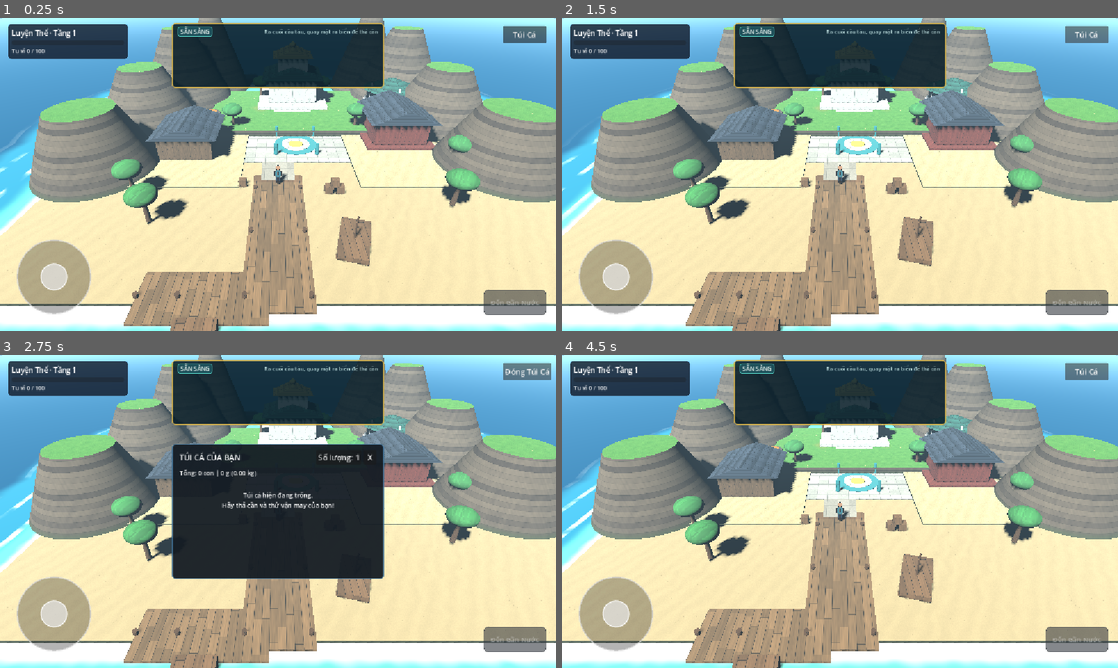
Above: before the commit, frames 1-4 (two rows, left to right).
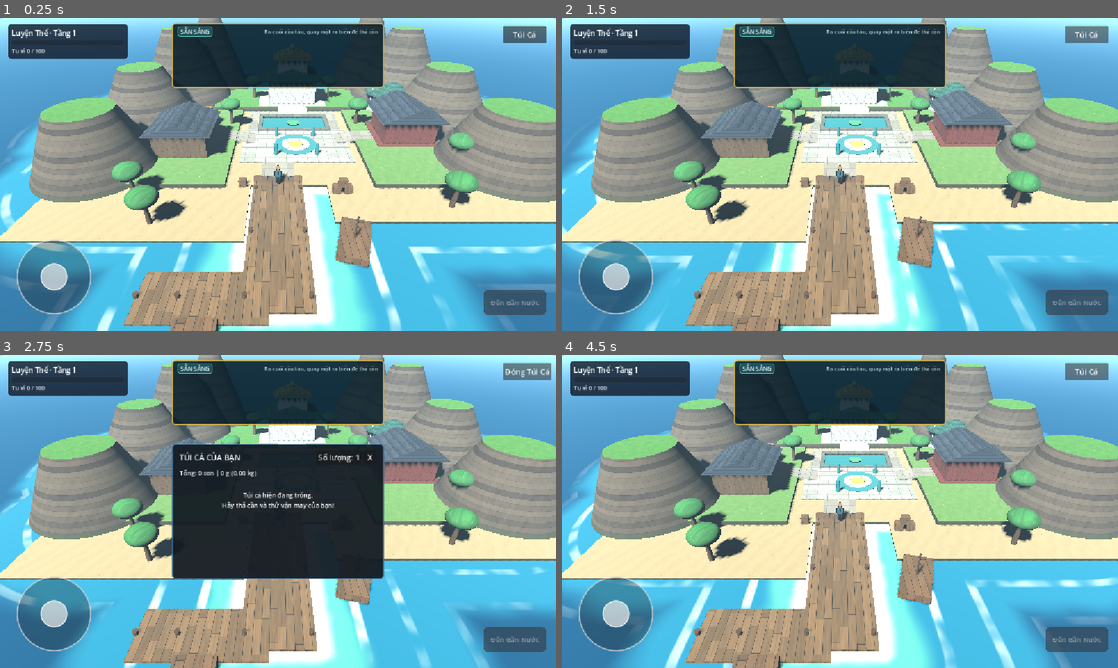
Above: after the commit, the same moments.

Repository: aohmn/GameDemo
Game: Godot game, scene res://scenes/boot/main.tscn
The game is run twice, just before and just after one commit, with the same random seed, the same clock (stepped at 60 frames per second) and the same inputs.
Inputs:
- Up to frame 1 (0.25 s): no input
- Up to frame 2 (1.5 s): click "Túi Cá" at 0.5 s; click "Đóng Túi Cá" at 1.25 s
- Up to frame 3 (2.75 s): click "Túi Cá" at 2 s
- Up to frame 4 (4.5 s): click "Số lượng: 1" at 2.75 s; click "Số lượng: Tất cả" at 3.5 s; click "Đóng Túi Cá" at 4.25 s

The runs differ from the first frame. In frame 1, 34% of the frame differs, in the area x 0-100%, y 19-100%; in frame 2, 33%; in frame 3, 27%; in frame 4, 34%.

Commit message:
fix(inventory,harbor_island): bổ sung load_data và sửa chồng lấn địa hình

Diff:
--- a/maps/harbor_island/builders/plaza_path_builder.gd
+++ b/maps/harbor_island/builders/plaza_path_builder.gd
@@ -2,16 +2,16 @@
 
 const ProcMaterial: Script = preload("res://assets/shaders/proc_material.gd")
 
-## PlazaPathBuilder — Kiến tạo Quảng trường trung tâm, Trận pháp truyền tống,
-## Hồ Linh Ngư cảnh quan và Mạng lưới đường đi kết nối toàn bộ hòn đảo.
+## PlazaPathBuilder — Quảng trường trung tâm, Trận pháp truyền tống,
+## Hồ Linh Ngư và mạng lưới đường + dốc nối lên các cao nguyên.
 
-const STONE_PATH: Color = Color(0.74, 0.72, 0.67)      # Đá phiến lát đường
-const SQUARE_STONE: Color = Color(0.85, 0.86, 0.83)    # Đá hoa cương quảng trường
-const POND_BORDER: Color = Color(0.48, 0.50, 0.46)     # Kè đá bờ hồ
-const POND_WATER: Color = Color(0.12, 0.55, 0.60)      # Mặt nước hồ linh ngư (xanh ngọc)
-const LOTUS_GREEN: Color = Color(0.28, 0.68, 0.48)     # Đài sen ngọc giữa hồ
-const TELEPORT_RING: Color = Color(0.20, 0.60, 0.65)   # Vòng trận pháp truyền tống
-const TELEPORT_CORE: Color = Color(0.88, 0.75, 0.30)   # Tâm trận hoàng kim
+const STONE_PATH: Color = Color(0.74, 0.72, 0.67)
+const SQUARE_STONE: Color = Color(0.85, 0.86, 0.83)
+const POND_BORDER: Color = Color(0.48, 0.50, 0.46)
+const POND_WATER: Color = Color(0.12, 0.55, 0.60)
+const LOTUS_GREEN: Color = Color(0.28, 0.68, 0.48)
+const TELEPORT_RING: Color = Color(0.20, 0.60, 0.65)
+const TELEPORT_CORE: Color = Color(0.88, 0.75, 0.30)
 
 
 static func build(root_node: Node3D) -> void:
@@ -21,39 +21,31 @@
 	_make_connecting_paths(root_node)
 
 
-## 2. Quảng trường trung tâm: khu sinh hoạt cộng đồng
 static func _make_central_plaza(root_node: Node3D) -> void:
-	var sq_pos := Vector3(0.0, 0.03, 2.5)
-	var sq_size := Vector3(12.0, 0.03, 8.0)
-	_box(root_node, "CentralSquarePlaza", sq_pos, sq_size, SQUARE_STONE)
+	_box(root_node, "CentralSquarePlaza", Vector3(0.0, 0.03, 2.5), Vector3(12.0, 0.03, 8.0), SQUARE_STONE)
 
 
-## Trận pháp truyền tống liên map tại Quảng trường trung tâm
 static func _make_teleport_formation(root_node: Node3D) -> void:
 	var array_center := Vector3(0.0, 0.05, 2.5)
 
-	# Vòng ngoài trận pháp
 	var outer_ring := CylinderMesh.new()
 	outer_ring.top_radius = 2.4
 	outer_ring.bottom_radius = 2.4
 	outer_ring.height = 0.03
 	_mesh(root_node, "TeleportOuterRing", outer_ring, array_center, TELEPORT_RING)
 
-	# Vòng bát quái linh văn bên trong
 	var inner_ring := CylinderMesh.new()
 	inner_ring.top_radius = 1.6
 	inner_ring.bottom_radius = 1.6
 	inner_ring.height = 0.04
 	_mesh(root_node, "TeleportInnerRing", inner_ring, array_center + Vector3(0.0, 0.01, 0.0), SQUARE_STONE)
 
-	# Tâm trận hoàng kim rực sáng
 	var core_circle := CylinderMesh.new()
 	core_circle.top_radius = 0.8
 	core_circle.bottom_radius = 0.8
 	core_circle.height = 0.05
 	_mesh(root_node, "TeleportCore", core_circle, array_center + Vector3(0.0, 0.02, 0.0), TELEPORT_CORE)
 
-	# 4 trụ thạch trận phong tỏa linh lực
 	var pillar_offsets: Array[Vector3] = [
 		Vector3(-2.2, 0.6, -2.2), Vector3(2.2, 0.6, -2.2),
 		Vector3(-2.2, 0.6, 2.2), Vector3(2.2, 0.6, 2.2)
@@ -68,42 +60,81 @@
 		_mesh(root_node, "TeleportPillar_" + str(p_id), pillar, array_center + off, TELEPORT_RING)
 
 
-## 6. Hồ Linh Ngư: khu câu cá khởi đầu nước ngọt/linh khí (x=0, z=-3.5)
 static func _make_spiritual_pond(root_node: Node3D) -> void:
-	var pond_pos := Vector3(0.0, 0.03, -3.5)
+	var rims: Array[Dictionary] = [
+		{"name": "PondBorderNorth", "pos": Vector3(0.0, 0.08, -5.75), "size": Vector3(9.0, 0.24, 0.5)},
+		{"name": "PondBorderSouth", "pos": Vector3(0.0, 0.08, -1.25), "size": Vector3(9.0, 0.24, 0.5)},
+		{"name": "PondBorderWest", "pos": Vector3(-4.25, 0.08, -3.5), "size": Vector3(0.5, 0.24, 4.0)},
+		{"name": "PondBorderEast", "pos": Vector3(4.25, 0.08, -3.5), "size": Vector3(0.5, 0.24, 4.0)},
+	]
+	for r in rims:
+		_box(root_node, r["name"], r["pos"], r["size"], POND_BORDER)
+		_add_box_collider(root_node, r["name"] + "Col", r["pos"], r["size"])
 
-	# Kè đá bờ hồ tự nhiên
-	var border_size := Vector3(9.0, 0.15, 5.0)
-	_box(root_node, "PondBorder", pond_pos, border_size, POND_BORDER)
+	# Mặt nước hồ không có collider để is_water_at() trả true khi đứng quanh bờ hồ
+	_box(root_node, "SpiritualPondWater", Vector3(0.0, -0.13, -3.5), Vector3(8.0, 0.04, 4.0), POND_WATER)
 
-	# Mặt nước hồ linh ngư ngọc bích
-	var water_size := Vector3(8.0, 0.16, 4.0)
-	_box(root_node, "SpiritualPondWater", pond_pos + Vector3(0.0, 0.02, 0.0), water_size, POND_WATER)
-
-	# Đài sen tĩnh tâm giữa hồ
 	var lotus := CylinderMesh.new()
 	lotus.top_radius = 0.85
 	lotus.bottom_radius = 0.65
 	lotus.height = 0.3
-	_mesh(root_node, "LotusPlatform", lotus, pond_pos + Vector3(0.0, 0.12, 0.0), LOTUS_GREEN)
+	_mesh(root_node, "LotusPlatform", lotus, Vector3(0.0, -0.05, -3.5), LOTUS_GREEN)
 
 
-## 8. Đường đi bộ kết nối toàn bộ khu vực
 static func _make_connecting_paths(root_node: Node3D) -> void:
-	# Tuyến 1: Bến cảng / Cầu tàu -> Quảng trường trung tâm
-	_box(root_node, "PathPierToSquare", Vector3(-2.0, 0.02, 6.5), Vector3(3.2, 0.02, 6.5), STONE_PATH)
+	# Cầu tàu -> Quảng trường
+	_box(root_node, "PathPierToSquare", Vector3(-2.0, 0.02, 7.6), Vector3(3.2, 0.02, 3.0), STONE_PATH)
 
-	# Tuyến 2: Quảng trường -> Thương Hội (Đông)
-	_box(root_node, "PathSquareToEast", Vector3(4.8, 0.02, 1.0), Vector3(6.5, 0.02, 2.2), STONE_PATH)
+	# Quảng trường -> Thương Hội (dốc lên y = 0.44 tại x = 6.8)
+	_ramp(root_node, "PathRampEast", Vector3(5.7, 0.16, 1.0), Vector3(2.4, 0.16, 2.4), Vector3(0.0, 0.0, 10.3), STONE_PATH)
+	_box(root_node, "PathSquareToEast", Vector3(8.2, 0.45, 1.0), Vector3(2.8, 0.02, 2.2), STONE_PATH)
 
-	# Tuyến 3: Quảng trường -> Lò Chế Tạo & Kho Linh Ngư (Tây)
-	_box(root_node, "PathSquareToWest", Vector3(-4.8, 0.02, 1.0), Vector3(6.5, 0.02, 2.2), STONE_PATH)
+	# Quảng trường -> Lò & Kho (dốc lên y = 0.44 tại x = -6.8)
+	_ramp(root_node, "PathRampWest", Vector3(-5.7, 0.16, 1.0), Vector3(2.4, 0.16, 2.4), Vector3(0.0, 0.0, -10.3), STONE_PATH)
+	_box(root_node, "PathSquareToWest", Vector3(-8.2, 0.45, 1.0), Vector3(2.8, 0.02, 2.2), STONE_PATH)
 
-	# Tuyến 4: Quảng trường -> Bờ Hồ -> Tiên Các trên cao (Bắc)
-	_box(root_node, "PathToTienCac", Vector3(0.0, 0.02, -6.5), Vector3(3.0, 0.02, 3.0), STONE_PATH)
+	# Lối đi ôm hai bên Hồ Linh Ngư tới chân bậc thang Tiên Các
+	_box(root_node, "PathPondWest", Vector3(-5.2, 0.02, -4.1), Vector3(1.2, 0.02, 5.4), STONE_PATH)
+	_box(root_node, "PathPondEast", Vector3(5.2, 0.02, -4.1), Vector3(1.2, 0.02, 5.4), STONE_PATH)
+	_box(root_node, "PathToTienCac", Vector3(0.0, 0.02, -6.5), Vector3(11.6, 0.02, 1.2), STONE_PATH)
 
-	# Tuyến 5: Lối đi sườn đồi từ Tiên Các rẽ sang Đài Quan Hải (Đông Bắc)
-	_box(root_node, "PathToObservationDeck", Vector3(8.5, 0.02, -5.5), Vector3(8.0, 0.02, 1.8), STONE_PATH)
+	# Lối + dốc nhẹ từ đồi Đông (y=0.44) lên Đài Quan Hải (y=0.60)
+	_ramp(root_node, "PathToObservationDeck", Vector3(13.5, 0.44, -7.1), Vector3(2.6, 0.16, 2.0), Vector3(5.0, 0.0, 0.0), STONE_PATH)
+
+
+static func _ramp(root_node: Node3D, node_name: String, pos: Vector3, size: Vector3, rot_deg: Vector3, color: Color) -> void:
+	var node := MeshInstance3D.new()
+	node.name = node_name
+	var mesh := BoxMesh.new()
+	mesh.size = size
+	node.mesh = mesh
+	node.position = pos
+	node.rotation_degrees = rot_deg
+	node.material_override = ProcMaterial.make(node_name, color)
+	root_node.add_child(node)
+
+	var body := StaticBody3D.new()
+	body.name = node_name + "Col"
+	body.position = pos
+	body.rotation_degrees = rot_deg
+	var col := CollisionShape3D.new()
+	var shape := BoxShape3D.new()
+	shape.size = size
+	col.shape = shape
+	body.add_child(col)
+	root_node.add_child(body)
+
+
+static func _add_box_collider(root_node: Node3D, node_name: String, pos: Vector3, size: Vector3) -> void:
+	var body := StaticBody3D.new()
+	body.name = node_name
+	body.position = pos
+	var col := CollisionShape3D.new()
+	var shape := BoxShape3D.new()
+	shape.size = size
+	col.shape = shape
+	body.add_child(col)
+	root_node.add_child(body)
 
 
 static func _box(root_node: Node3D, node_name: String, pos: Vector3, size: Vector3, color: Color) -> void:
--- a/maps/harbor_island/builders/prop_builder.gd
+++ b/maps/harbor_island/builders/prop_builder.gd
@@ -7,7 +7,6 @@
 const WOOD_COLOR: Color = Color(0.55, 0.38, 0.24)
 const WOOD_DARK: Color = Color(0.40, 0.26, 0.16)
 const LEAF_COLOR: Color = Color(0.24, 0.62, 0.28)
-const FLOWER_PINK: Color = Color(0.92, 0.55, 0.68)
 
 
 static func build(root_node: Node3D) -> void:
@@ -16,10 +15,9 @@
 
 
 static func _make_harbor_decorations(root_node: Node3D) -> void:
-	# Thùng hàng và hòm vật tư tập kết ven bến tàu (xếp gọn, không cản lối đi)
 	var crates: Array[Vector3] = [
-		Vector3(2.5, 0.35, 11.5), Vector3(3.5, 0.35, 11.5),
-		Vector3(3.0, 1.05, 11.5), Vector3(-5.2, 0.35, 10.5)
+		Vector3(3.2, 0.35, 11.5), Vector3(4.2, 0.35, 11.5),
+		Vector3(3.7, 1.05, 11.5), Vector3(-5.2, 0.35, 10.5)
 	]
 	var idx := 0
 	for cr in crates:
@@ -30,16 +28,15 @@
 
 
 static func _make_spiritual_trees(root_node: Node3D) -> void:
-	# Bố trí cây linh thụ và cọ tiên đảo quanh các sườn đồi, tạo mảng xanh Genshin
 	var tree_locs: Array[Vector3] = [
-		Vector3(-14.5, 0.2, 12.0),
-		Vector3(-12.0, 0.2, 15.5),
-		Vector3(12.5, 0.2, 13.5),
-		Vector3(15.5, 0.2, 7.5),
-		Vector3(7.5, 0.1, -1.5),
-		Vector3(-7.5, 0.1, -1.5),
-		Vector3(-4.5, 0.7, -11.0),
-		Vector3(4.5, 0.7, -11.0),
+		Vector3(-14.5, 0.0, 12.0),
+		Vector3(-12.0, 0.0, 15.5),
+		Vector3(12.5, 0.0, 13.5),
+		Vector3(15.5, 0.44, 7.5),
+		Vector3(7.8, 0.44, -2.5),
+		Vector3(-7.8, 0.44, -2.5),
+		Vector3(-5.5, 0.70, -11.5),
+		Vector3(5.5, 0.70, -11.5),
 	]
 
 	var t_idx := 0
--- a/maps/harbor_island/builders/sect_building_builder.gd
+++ b/maps/harbor_island/builders/sect_building_builder.gd
@@ -2,21 +2,18 @@
 
 const ProcMaterial: Script = preload("res://assets/shaders/proc_material.gd")
 
-## SectBuildingBuilder — Kiến tạo các kiến trúc môn phái và cơ sở hạ tầng:
-## 3. Tiên Các (Công trình trên cao, nơi tu luyện và đột phá)
-## 4. Thương Hội (Kinh doanh cần câu, dây, mồi và pháp bảo)
-## 5. Lò Chế Tạo & Kho Linh Ngư
-## 7. Đài Quan Hải (Ngắm biển và chiêm nghiệm thiên địa chi đạo)
+## SectBuildingBuilder — Kiến tạo Tiên Các, Thương Hội, Lò Chế Tạo, Kho và Đài Quan Hải
+## căn đúng cao độ từng cao nguyên để nhân vật đi bộ tới được mọi công trình.
 
-const JADE_WHITE: Color = Color(0.92, 0.96, 0.94)    # Bạch ngọc tường Tiên Các
-const JADE_ROOF: Color = Color(0.18, 0.45, 0.40)     # Ngọc bích mái ngói Tiên Các
-const GOLD_ACCENT: Color = Color(0.85, 0.70, 0.28)   # Kim sắc hoa văn hoàng kim
-const WOOD_RED: Color = Color(0.55, 0.22, 0.18)      # Gỗ đỏ phong cách Thương Hội
-const ROOF_TILES: Color = Color(0.25, 0.30, 0.38)    # Ngói xanh thanh phong
-const FURNACE_STONE: Color = Color(0.35, 0.32, 0.30) # Huyền thạch lò rèn
-const FURNACE_FIRE: Color = Color(0.95, 0.45, 0.15)  # Ánh lửa chân hỏa
-const WAREHOUSE_WOOD: Color = Color(0.48, 0.35, 0.24)# Gỗ kho linh ngư
-const OBSERVATION_STONE: Color = Color(0.80, 0.82, 0.85) # Thạch đài Quan Hải
+const JADE_WHITE: Color = Color(0.92, 0.96, 0.94)
+const JADE_ROOF: Color = Color(0.18, 0.45, 0.40)
+const GOLD_ACCENT: Color = Color(0.85, 0.70, 0.28)
+const WOOD_RED: Color = Color(0.55, 0.22, 0.18)
+const ROOF_TILES: Color = Color(0.25, 0.30, 0.38)
+const FURNACE_STONE: Color = Color(0.35, 0.32, 0.30)
+const FURNACE_FIRE: Color = Color(0.95, 0.45, 0.15)
+const WAREHOUSE_WOOD: Color = Color(0.48, 0.35, 0.24)
+const OBSERVATION_STONE: Color = Color(0.80, 0.82, 0.85)
 
 
 static func build(root_node: Node3D) -> void:
@@ -26,91 +23,78 @@
 	_make_observation_deck(root_node)
 
 
-## 3. Tiên Các — Công trình trên cao nguyên phía Bắc (y=0.7 tới y=5.0)
+## 3. Tiên Các trên PlateauNorth (y = 0.70)
 static func _make_tien_cac(root_node: Node3D) -> void:
-	# Bậc thềm ngọc bích dẫn lên cao đài
-	var stairs_pos := Vector3(0.0, 0.45, -6.5)
-	var stairs_size := Vector3(5.0, 0.5, 2.0)
-	_box(root_node, "TienCacStairs", stairs_pos, stairs_size, JADE_WHITE)
-	_add_box_collider(root_node, "TienCacStairsCol", stairs_pos, stairs_size)
+	# Dốc bậc thềm đi lên từ lối sau Hồ Linh Ngư (z=-6.0, y=0.02) lên cao nguyên (z=-7.6, y=0.70)
+	var stairs_pos := Vector3(0.0, 0.28, -6.8)
+	var stairs_size := Vector3(4.0, 0.16, 1.85)
+	_ramp(root_node, "TienCacStairs", stairs_pos, stairs_size, Vector3(23.0, 0.0, 0.0), JADE_WHITE)
 
-	# Nền móng Tiên Các đài sen
-	var base_pos := Vector3(0.0, 0.9, -10.5)
-	var platform_size := Vector3(9.5, 0.6, 8.5)
+	# Nền đài sen (cao 0.08m trên mặt cao nguyên 0.70 để bước lên mượt)
+	var base_pos := Vector3(0.0, 0.74, -11.2)
+	var platform_size := Vector3(9.5, 0.08, 7.0)
 	_box(root_node, "TienCacPlatform", base_pos, platform_size, JADE_WHITE)
 	_add_box_collider(root_node, "TienCacPlatformCol", base_pos, platform_size)
 
-	# Đại điện tầng 1 — Nơi tĩnh tọa tu luyện
-	var hall_pos := base_pos + Vector3(0.0, 2.0, 0.0)
+	var hall_pos := base_pos + Vector3(0.0, 1.74, 0.0)
 	var hall_size := Vector3(6.5, 3.4, 5.5)
 	_box(root_node, "TienCacHall", hall_pos, hall_size, JADE_WHITE)
 	_add_box_collider(root_node, "TienCacHallCol", hall_pos, hall_size)
 
-	# Mái ngói cong cổ phong tầng 1
 	var roof1 := PrismMesh.new()
 	roof1.size = Vector3(8.2, 1.3, 7.2)
 	_mesh(root_node, "TienCacRoof1", roof1, hall_pos + Vector3(0.0, 2.2, 0.0), JADE_ROOF)
 
-	# Tầng các thứ 2 — Nơi đón thiên kiếp đột phá cảnh giới
 	var tower_pos := hall_pos + Vector3(0.0, 3.2, 0.0)
-	var tower_size := Vector3(4.0, 2.0, 3.5)
-	_box(root_node, "TienCacTower", tower_pos, tower_size, JADE_WHITE)
+	_box(root_node, "TienCacTower", tower_pos, Vector3(4.0, 2.0, 3.5), JADE_WHITE)
 
 	var roof2 := PrismMesh.new()
 	roof2.size = Vector3(5.4, 1.1, 4.8)
 	_mesh(root_node, "TienCacRoof2", roof2, tower_pos + Vector3(0.0, 1.4, 0.0), GOLD_ACCENT)
 
-	# Đỉnh hồ lô pháp bảo tụ linh khí
 	var pinnacle := SphereMesh.new()
 	pinnacle.radius = 0.4
 	pinnacle.height = 0.8
 	_mesh(root_node, "TienCacPinnacle", pinnacle, tower_pos + Vector3(0.0, 2.2, 0.0), GOLD_ACCENT)
 
 
-## 4. Thương Hội — Giao thương sầm uất phía Đông (x=11.5, z=0.5)
+## 4. Thương Hội trên PlateauEast (y = 0.44)
 static func _make_thuong_hoi(root_node: Node3D) -> void:
-	var base_pos := Vector3(11.5, 0.25, 0.5)
-	var base_size := Vector3(7.5, 0.4, 7.5)
+	var base_pos := Vector3(12.5, 0.48, 0.5)
+	var base_size := Vector3(7.0, 0.08, 7.0)
 	_box(root_node, "ThuongHoiBase", base_pos, base_size, WOOD_RED)
 	_add_box_collider(root_node, "ThuongHoiBaseCol", base_pos, base_size)
 
-	var hall_pos := base_pos + Vector3(0.0, 1.6, 0.0)
-	var hall_size := Vector3(5.8, 2.8, 5.8)
+	var hall_pos := base_pos + Vector3(0.0, 1.44, 0.0)
+	var hall_size := Vector3(5.6, 2.8, 5.6)
 	_box(root_node, "ThuongHoiHall", hall_pos, hall_size, WOOD_RED)
 	_add_box_collider(root_node, "ThuongHoiHallCol", hall_pos, hall_size)
 
 	var roof := PrismMesh.new()
-	roof.size = Vector3(7.4, 1.5, 7.4)
+	roof.size = Vector3(7.2, 1.5, 7.2)
 	_mesh(root_node, "ThuongHoiRoof", roof, hall_pos + Vector3(0.0, 1.9, 0.0), ROOF_TILES)
 
-	# Biển hiệu thương hội cổ phong mạ vàng
-	var sign_pos := hall_pos + Vector3(-3.0, 0.8, 0.0)
-	var sign_size := Vector3(0.15, 0.7, 2.4)
-	_box(root_node, "ThuongHoiSign", sign_pos, sign_size, GOLD_ACCENT)
+	_box(root_node, "ThuongHoiSign", hall_pos + Vector3(-2.9, 0.8, 0.0), Vector3(0.15, 0.7, 2.4), GOLD_ACCENT)
 
 
-## 5. Lò Chế Tạo và Kho Linh Ngư (Tây x=-11.0, z=0.5)
+## 5. Lò Chế Tạo và Kho Linh Ngư trên PlateauWest (y = 0.44)
 static func _make_crafting_furnace_and_warehouse(root_node: Node3D) -> void:
-	# Lò luyện chân hỏa chế tạo pháp bảo
-	var furnace_pos := Vector3(-10.5, 0.9, -2.5)
+	var furnace_pos := Vector3(-11.0, 1.34, -2.5)
 	var furnace_body := CylinderMesh.new()
 	furnace_body.top_radius = 1.3
 	furnace_body.bottom_radius = 1.7
 	furnace_body.height = 1.8
 	_mesh(root_node, "FurnaceBody", furnace_body, furnace_pos, FURNACE_STONE)
 
-	# Miệng lò tỏa ánh linh hỏa
 	var fire_mesh := CylinderMesh.new()
 	fire_mesh.top_radius = 0.9
 	fire_mesh.bottom_radius = 0.9
 	fire_mesh.height = 0.2
 	_mesh(root_node, "FurnaceFire", fire_mesh, furnace_pos + Vector3(0.0, 0.95, 0.0), FURNACE_FIRE)
 
-	var f_col_size := Vector3(3.4, 2.0, 3.4)
-	_add_box_collider(root_node, "FurnaceCol", furnace_pos, f_col_size)
+	_add_box_collider(root_node, "FurnaceCol", furnace_pos, Vector3(3.4, 2.0, 3.4))
 
-	# Kho Linh Ngư chứa cá & tài nguyên thu hoạch
-	var wh_pos := Vector3(-11.5, 1.4, 3.5)
+	var wh_pos := Vector3(-12.0, 1.84, 3.5)
 	var wh_size := Vector3(5.5, 2.8, 5.5)
 	_box(root_node, "WarehouseBody", wh_pos, wh_size, WAREHOUSE_WOOD)
 	_add_box_collider(root_node, "WarehouseCol", wh_pos, wh_size)
@@ -120,28 +104,23 @@
 	_mesh(root_node, "WarehouseRoof", wh_roof, wh_pos + Vector3(0.0, 1.8, 0.0), ROOF_TILES)
 
 
-## 7. Đài Quan Hải — Vọng cảnh lâu ngắm biển và cảm ngộ thiên đạo (x=13.5, z=-7.5)
+## 7. Đài Quan Hải (mặt đài y = 0.60, nối từ đồi Đông)
 static func _make_observation_deck(root_node: Node3D) -> void:
-	var deck_pos := Vector3(13.5, 0.8, -7.5)
-
-	# Nền thạch đài nhô ra biển
+	var deck_pos := Vector3(14.0, 0.25, -8.5)
 	var platform := CylinderMesh.new()
 	platform.top_radius = 3.6
 	platform.bottom_radius = 4.0
-	platform.height = 1.6
+	platform.height = 0.7
 	_mesh(root_node, "ObservationPlatform", platform, deck_pos, OBSERVATION_STONE)
+	_add_box_collider(root_node, "ObservationDeckCol", deck_pos, Vector3(7.2, 0.7, 7.2))
 
-	var col_size := Vector3(7.2, 1.6, 7.2)
-	_add_box_collider(root_node, "ObservationDeckCol", deck_pos, col_size)
-
-	# Trụ đình bát giác ngắm biển
+	var top_y := 0.35
 	var pavilion_roof := CylinderMesh.new()
 	pavilion_roof.top_radius = 0.2
 	pavilion_roof.bottom_radius = 3.8
 	pavilion_roof.height = 1.4
-	_mesh(root_node, "ObservationRoof", pavilion_roof, deck_pos + Vector3(0.0, 3.2, 0.0), JADE_ROOF)
+	_mesh(root_node, "ObservationRoof", pavilion_roof, deck_pos + Vector3(0.0, top_y + 2.6, 0.0), JADE_ROOF)
 
-	# 4 cột đá chống đình
 	var pillar_angles: Array[float] = [0.0, 1.5708, 3.14159, 4.71239]
 	var p_id := 0
 	for ang in pillar_angles:
@@ -150,8 +129,31 @@
 		col_mesh.top_radius = 0.15
 		col_mesh.bottom_radius = 0.15
 		col_mesh.height = 2.4
-		var p_offset := Vector3(cos(ang) * 2.8, 2.0, sin(ang) * 2.8)
+		var p_offset := Vector3(cos(ang) * 2.8, top_y + 1.2, sin(ang) * 2.8)
 		_mesh(root_node, "PavilionPillar_" + str(p_id), col_mesh, deck_pos + p_offset, JADE_WHITE)
+
+
+static func _ramp(root_node: Node3D, node_name: String, pos: Vector3, size: Vector3, rot_deg: Vector3, color: Color) -> void:
+	var node := MeshInstance3D.new()
+	node.name = node_name
+	var mesh := BoxMesh.new()
+	mesh.size = size
+	node.mesh = mesh
+	node.position = pos
+	node.rotation_degrees = rot_deg
+	node.material_override = ProcMaterial.make(node_name, color)
+	root_node.add_child(node)
+
+	var body := StaticBody3D.new()
+	body.name = node_name + "Col"
+	body.position = pos
+	body.rotation_degrees = rot_deg
+	var col := CollisionShape3D.new()
+	var shape := BoxShape3D.new()
+	shape.size = size
+	col.shape = shape
+	body.add_child(col)
+	root_node.add_child(body)
 
 
 static func _add_box_collider(root_node: Node3D, node_name: String, pos: Vector3, size: Vector3) -> void:
--- a/maps/harbor_island/builders/terrain_builder.gd
+++ b/maps/harbor_island/builders/terrain_builder.gd
@@ -1,8 +1,7 @@
 extends RefCounted
 
 ## TerrainBuilder — Kiến tạo địa hình Đảo Bến Cảng (Genshin x Sea of Thieves):
-## Vịnh biển, bờ cát thoai thoải, cao nguyên trung tâm, vách đá dựng đứng,
-## kết hợp Procedural Terrain Shader và Ocean Shader.
+## Vịnh biển quanh cầu tàu, bờ cát ôm Hồ Linh Ngư, cao nguyên Tây/Đông/Bắc, vách đá dựng đứng.
 
 const WATER_SHADER: Shader = preload("res://maps/harbor_island/water.gdshader")
 const TERRAIN_SHADER: Shader = preload("res://maps/harbor_island/terrain.gdshader")
@@ -23,7 +22,6 @@
 	settings.sky = Sky.new()
 	settings.ambient_light_source = Environment.AMBIENT_SOURCE_SKY
 	settings.ambient_light_energy = 0.88
-	# Sương mù biển nhẹ nhàng thơ mộng phong cách Genshin
 	settings.fog_enabled = true
 	settings.fog_light_color = Color(0.68, 0.85, 0.95)
 	settings.fog_density = 0.003
@@ -37,7 +35,6 @@
 	sun.light_color = Color(1.0, 0.96, 0.88)
 	sun.light_energy = 1.35
 	sun.shadow_enabled = true
-	# 2 tầng bóng + làm mờ ranh giới tầng: bỏ vệt đen ngang đảo, nhẹ hơn cho Android
 	sun.directional_shadow_mode = DirectionalLight3D.SHADOW_PARALLEL_2_SPLITS
 	sun.directional_shadow_blend_splits = true
 	sun.directional_shadow_max_distance = 70.0
@@ -60,27 +57,31 @@
 	water_node.material_override = water_mat
 	root_node.add_child(water_node)
 
-	# Đáy biển sâu
-	var seabed_pos := Vector3(0.0, -4.0, 0.0)
-	var seabed_size := Vector3(80.0, 1.0, 80.0)
-	_box(root_node, "Seabed", seabed_pos, seabed_size, Color(0.12, 0.35, 0.42))
+	_box(root_node, "Seabed", Vector3(0.0, -4.0, 0.0), Vector3(80.0, 1.0, 80.0), Color(0.12, 0.35, 0.42))
 
 
 static func _make_island_terrain(root_node: Node3D) -> void:
 	var terrain_mat := ShaderMaterial.new()
 	terrain_mat.shader = TERRAIN_SHADER
 
-	# Bãi cát thoai thoải bờ biển (Beach Base)
-	var beach_pos := Vector3(0.0, -0.2, 3.5)
-	var beach_size := Vector3(45.0, 0.4, 38.0)
-	_mesh_with_mat(root_node, "SandyBeach", _box_mesh(beach_size), beach_pos, terrain_mat)
-	_add_box_collider(root_node, "BeachCollision", beach_pos, beach_size)
+	# Bờ cát chia quanh lòng Hồ Linh Ngư (X [-4..4], Z [-5.5..-1.5]) và chừa vịnh biển dưới cầu tàu
+	var beaches: Array[Dictionary] = [
+		{"name": "BeachNorthStrip", "pos": Vector3(0.0, -0.2, -10.5), "size": Vector3(45.0, 0.4, 10.0)},
+		{"name": "BeachSouthStrip", "pos": Vector3(0.0, -0.2, 4.5), "size": Vector3(45.0, 0.4, 12.0)},
+		{"name": "BeachPondWest", "pos": Vector3(-13.25, -0.2, -3.5), "size": Vector3(18.5, 0.4, 4.0)},
+		{"name": "BeachPondEast", "pos": Vector3(13.25, -0.2, -3.5), "size": Vector3(18.5, 0.4, 4.0)},
+		{"name": "BeachBayWest", "pos": Vector3(-13.5, -0.2, 14.0), "size": Vector3(18.0, 0.4, 7.0)},
+		{"name": "BeachBayEast", "pos": Vector3(12.5, -0.2, 13.0), "size": Vector3(20.0, 0.4, 5.0)},
+	]
+	for b in beaches:
+		_mesh_with_mat(root_node, b["name"], _box_mesh(b["size"]), b["pos"], terrain_mat)
+		_add_box_collider(root_node, b["name"] + "Col", b["pos"], b["size"])
 
-	# Cao nguyên đồi cỏ tự nhiên (Plateau Layers)
+	# Cao nguyên đồi cỏ tách khỏi Quảng trường và Hồ Linh Ngư
 	var plateaus: Array[Dictionary] = [
-		{"name": "PlateauNorth", "pos": Vector3(0.0, 0.35, -7.0), "size": Vector3(22.0, 0.7, 15.0)},
-		{"name": "PlateauWest", "pos": Vector3(-12.5, 0.1, 2.0), "size": Vector3(14.0, 0.2, 18.0)},
-		{"name": "PlateauEast", "pos": Vector3(12.5, 0.1, 2.0), "size": Vector3(14.0, 0.2, 18.0)},
+		{"name": "PlateauNorth", "pos": Vector3(0.0, 0.35, -11.5), "size": Vector3(22.0, 0.7, 8.0)},
+		{"name": "PlateauWest", "pos": Vector3(-13.0, 0.22, 2.0), "size": Vector3(12.4, 0.44, 18.0)},
+		{"name": "PlateauEast", "pos": Vector3(13.0, 0.22, 2.0), "size": Vector3(12.4, 0.44, 18.0)},
 	]
 	for p in plateaus:
 		_mesh_with_mat(root_node, p["name"], _box_mesh(p["size"]), p["pos"], terrain_mat)
@@ -127,14 +128,13 @@
 static func _make_island_boundaries(root_node: Node3D) -> void:
 	var wall_h := 5.0
 	var bounds: Array[Dictionary] = [
-		{"name": "BoundWest", "pos": Vector3(-24.0, 2.5, 3.0), "size": Vector3(1.0, wall_h, 44.0)},
-		{"name": "BoundEast", "pos": Vector3(24.0, 2.5, 3.0), "size": Vector3(1.0, wall_h, 44.0)},
-		{"name": "BoundSouthLeft", "pos": Vector3(-16.0, 2.5, 23.5), "size": Vector3(14.0, wall_h, 1.0)},
-		{"name": "BoundSouthMidLeft", "pos": Vector3(-6.75, 2.5, 10.5), "size": Vector3(4.5, wall_h, 1.0)},
-		{"name": "BoundSouthRight", "pos": Vector3(11.0, 2.5, 23.5), "size": Vector3(24.0, wall_h, 1.0)},
-		{"name": "BoundCoastNorthL", "pos": Vector3(-10.0, 2.5, -16.5), "size": Vector3(7.0, wall_h, 1.0)},
-		{"name": "BoundCoastNorthR", "pos": Vector3(10.0, 2.5, -16.5), "size": Vector3(7.0, wall_h, 1.0)},
-		{"name": "BoundBayNorthWall", "pos": Vector3(0.0, 2.5, -18.5), "size": Vector3(16.0, wall_h, 1.0)},
+		{"name": "BoundWest", "pos": Vector3(-22.8, 2.5, 1.0), "size": Vector3(0.8, wall_h, 34.0)},
+		{"name": "BoundEast", "pos": Vector3(22.8, 2.5, 0.0), "size": Vector3(0.8, wall_h, 32.0)},
+		{"name": "BoundNorthWall", "pos": Vector3(0.0, 2.5, -15.8), "size": Vector3(46.0, wall_h, 0.8)},
+		{"name": "BoundSouthWestShore", "pos": Vector3(-13.5, 2.5, 17.7), "size": Vector3(18.4, wall_h, 0.6)},
+		{"name": "BoundSouthEastShore", "pos": Vector3(12.5, 2.5, 15.7), "size": Vector3(20.4, wall_h, 0.6)},
+		{"name": "BoundBayEastEdge", "pos": Vector3(2.4, 2.5, 13.0), "size": Vector3(0.4, wall_h, 5.2)},
+		{"name": "BoundSouthBayCenterEast", "pos": Vector3(1.45, 2.5, 10.6), "size": Vector3(2.3, wall_h, 0.4)},
 	]
 	for b in bounds:
 		_add_box_collider(root_node, b["name"], b["pos"], b["size"])
--- a/maps/harbor_island/water.gdshader
+++ b/maps/harbor_island/water.gdshader
@@ -16,9 +16,9 @@
 uniform float fade_end = 240.0;
 
 // Hình học bờ biển đảo harbor_island (50x50m)
-uniform vec2 beach_center = vec2(0.0, 3.5);
-uniform vec2 beach_half = vec2(17.0, 14.0);
-uniform float beach_round = 5.5;
+uniform vec2 beach_center = vec2(0.0, -2.0);
+uniform vec2 beach_half = vec2(15.5, 8.5);
+uniform float beach_round = 4.5;
 uniform vec2 cliff_west = vec2(-17.5, -5.0);
 uniform vec2 cliff_east = vec2(17.5, -5.0);
 uniform float cliff_radius = 6.5;
--- a/modules/inventory/api/inventory_api.gd
+++ b/modules/inventory/api/inventory_api.gd
@@ -147,6 +147,10 @@
 	return false
 
 
+func load_data(custom_path: String = "") -> bool:
+	return load_save(custom_path)
+
+
 func load_save(custom_path: String = "") -> bool:
 	if _logic != null and _logic.has_method("load_from_disk"):
 		return bool(_logic.call("load_from_disk", custom_path))
Not shown, changed: CHANGELOG.md
